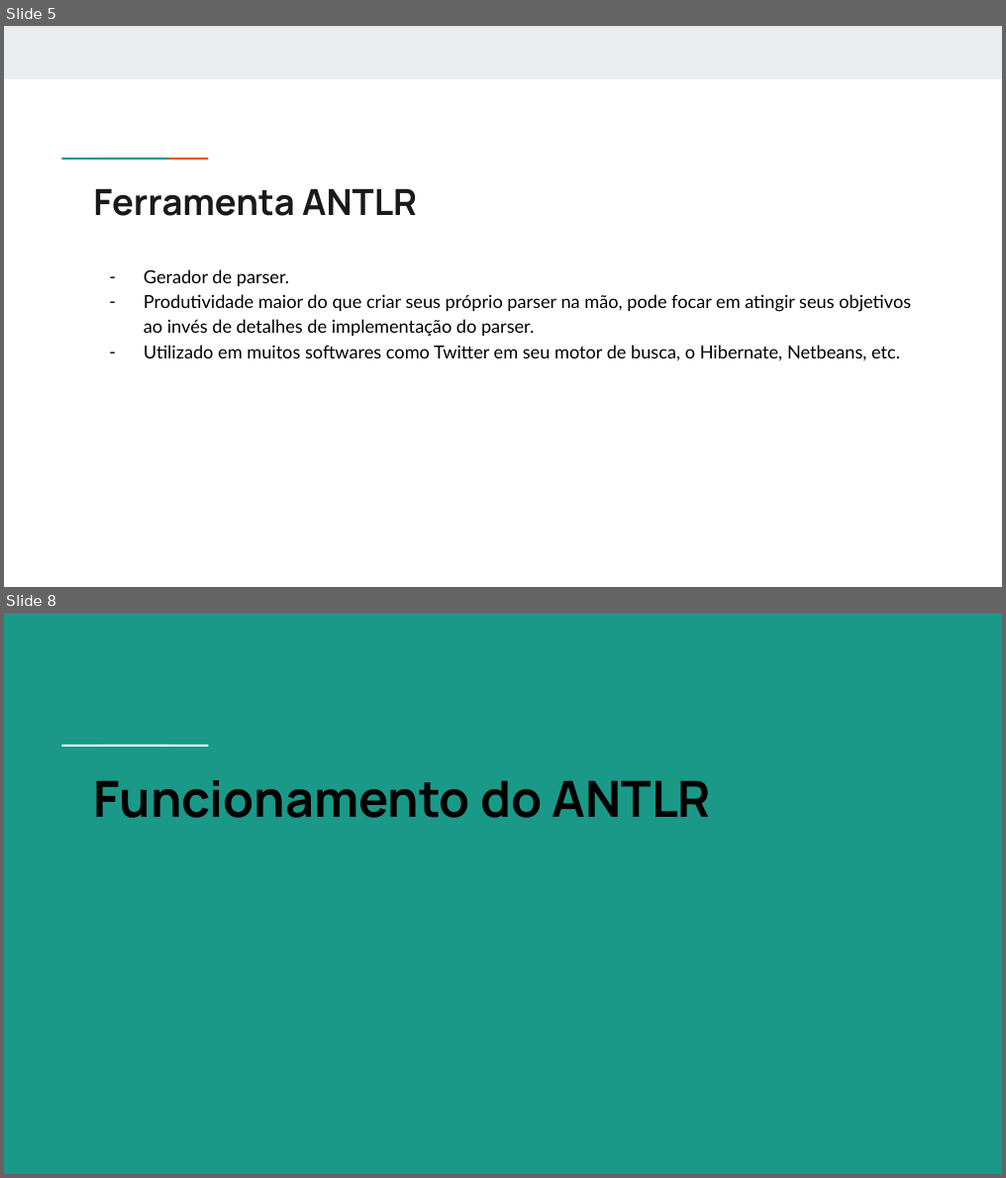
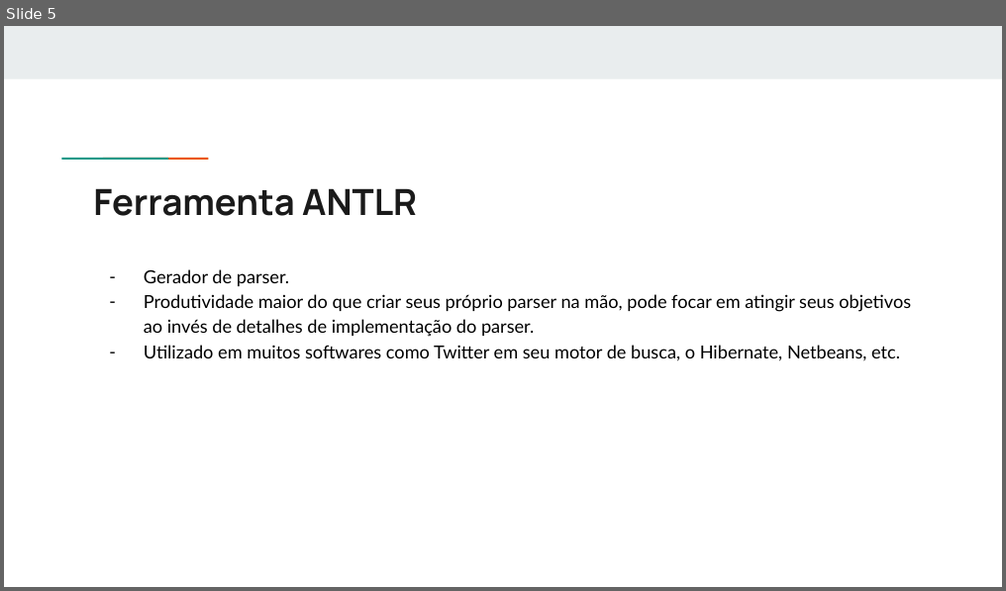
Before and after one commit to fernandohre/metodo, a slide deck: Apresentação ANTLR.pptx. Shown one above the other, each under a label of ours: slides 5 and 8 before the commit, slide 5 after it; the slides between them are not shown. The pictures are 1006x1178 and 1006x591 pixels, drawn with LibreOffice and Linux fonts; fonts in the diff are those of the drawing. Boxes give left, top, right and bottom in pixels: in the first picture for what was removed or moved away, otherwise in the second. Text is boxed around its words. In the diff, an @@ line names an element or a change of style, - is before the commit and + after.

```diff
--- a/Apresentação ANTLR.pptx
+++ b/Apresentação ANTLR.pptx
@@ slide 8 removed at box(4, 613, 1002, 1174), background #1A9988 @@
@@ rectangle removed at box(95, 743, 136, 748) @@
@@ rectangle removed at box(135, 743, 175, 748) @@
@@ title removed at box(93, 780, 712, 818) @@
-Funcionamento do ANTLR
```
Also in this commit, not shown: 2 slides changed, 5 slides added, 2 other slides removed.
